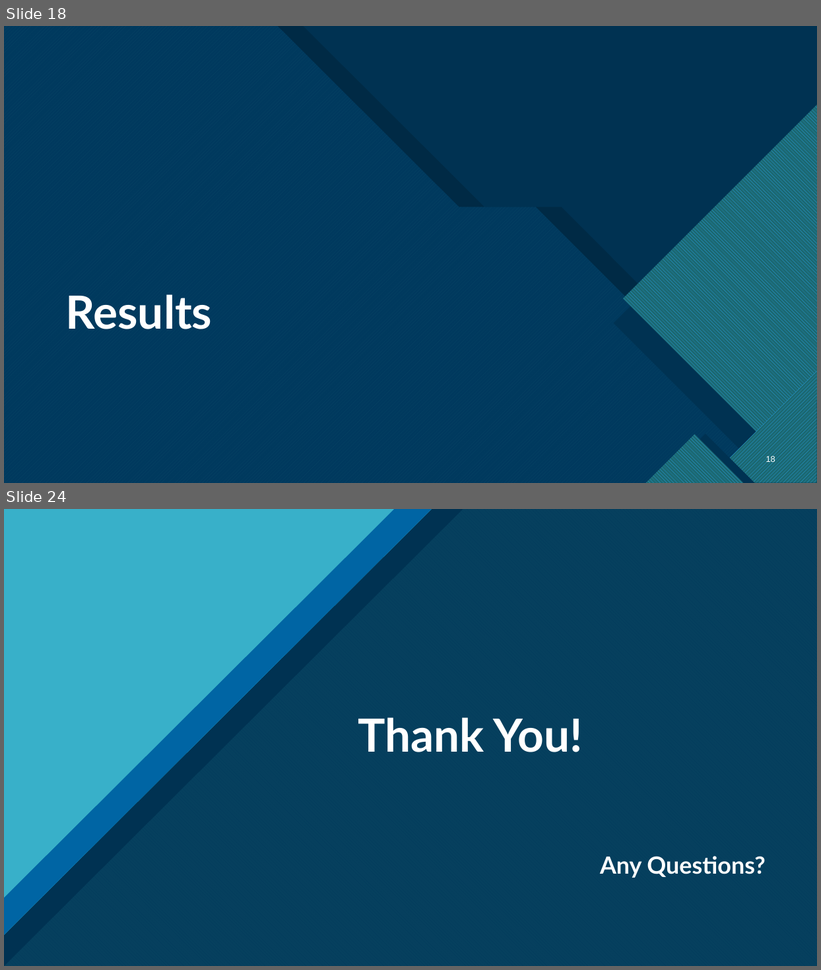
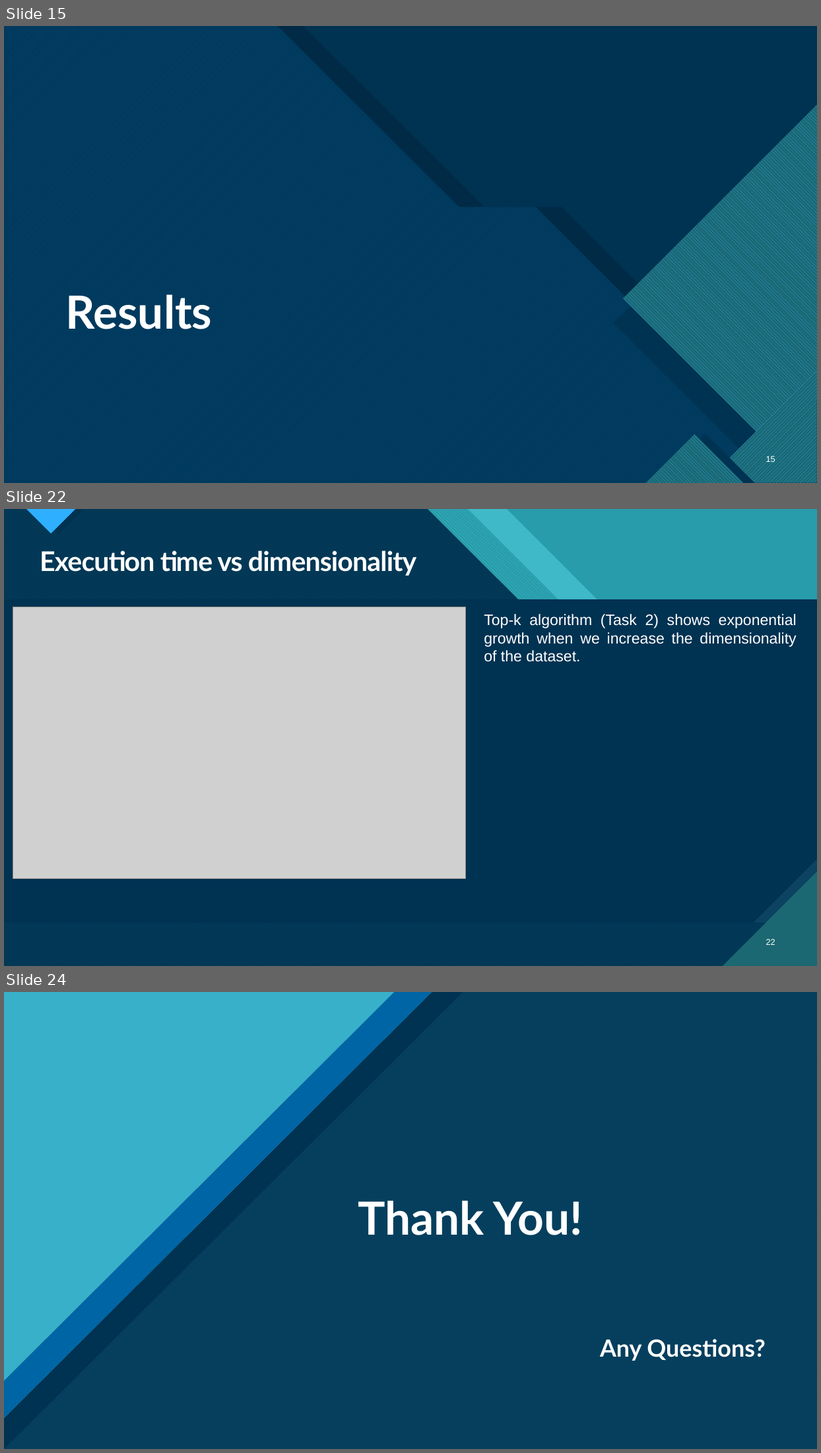
Before and after one commit to MnAppsNet/DominanceQueries, a slide deck: reports/report_presentation.pptx. Shown one above the other, each under a label of ours: slides 18 and 24 before the commit, slides 15, 22 and 24 after it; the slides between them are not shown. The pictures are 821x970 and 821x1453 pixels, drawn with LibreOffice and Linux fonts; fonts in the diff are those of the drawing; grey boxes stand for pictures; background and template pictures are left out; a plain dark background stands for a picture behind light text. Boxes give left, top, right and bottom in pixels: in the first picture for what was removed or moved away, otherwise in the second. Text is boxed around its words. In the diff, an @@ line names an element or a change of style, - is before the commit and + after.

```diff
--- a/reports/report_presentation.pptx
+++ b/reports/report_presentation.pptx
@@ slide 22 added at [4,509,817,966], background picture (left out); not listed: 13 template elements that a slide beside it also shows @@
@@ rectangle added at [4,509,817,966], fill #299CAB @@
@@ rectangle added at [4,509,817,966], fill #299CAB @@
@@ freeform shape added at [4,509,817,966], fill #47C3D3 at 74% opacity @@
@@ freeform shape added at [4,509,817,966], fill pattern #47C3D3 on #1B6872 @@
@@ freeform shape added at [4,509,817,966], fill #003352 at 90% opacity @@
@@ title added at [40,551,416,576], 32 pt, text #FFFFFF, bold @@
+Execution time vs dimensionality
@@ picture added at [13,607,467,879] @@
@@ text added at [484,614,797,662], 18 pt, text #FFFFFF @@
+Top-k algorithm (Task 2) shows exponential growth when we increase the dimensionality of the dataset.
@@ page number added at [766,939,776,945], 10 pt, text #FFFFFF @@
+22
@@ what was slide 18 is now slide 15 @@
```
Also in this commit, not shown: 4 slides changed, 6 other slides added, 7 slides removed.
